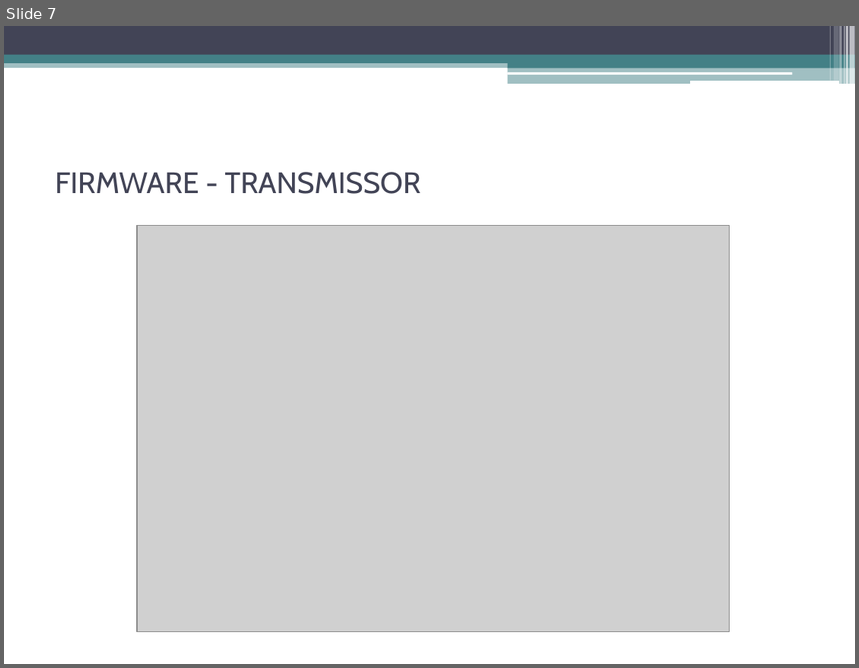
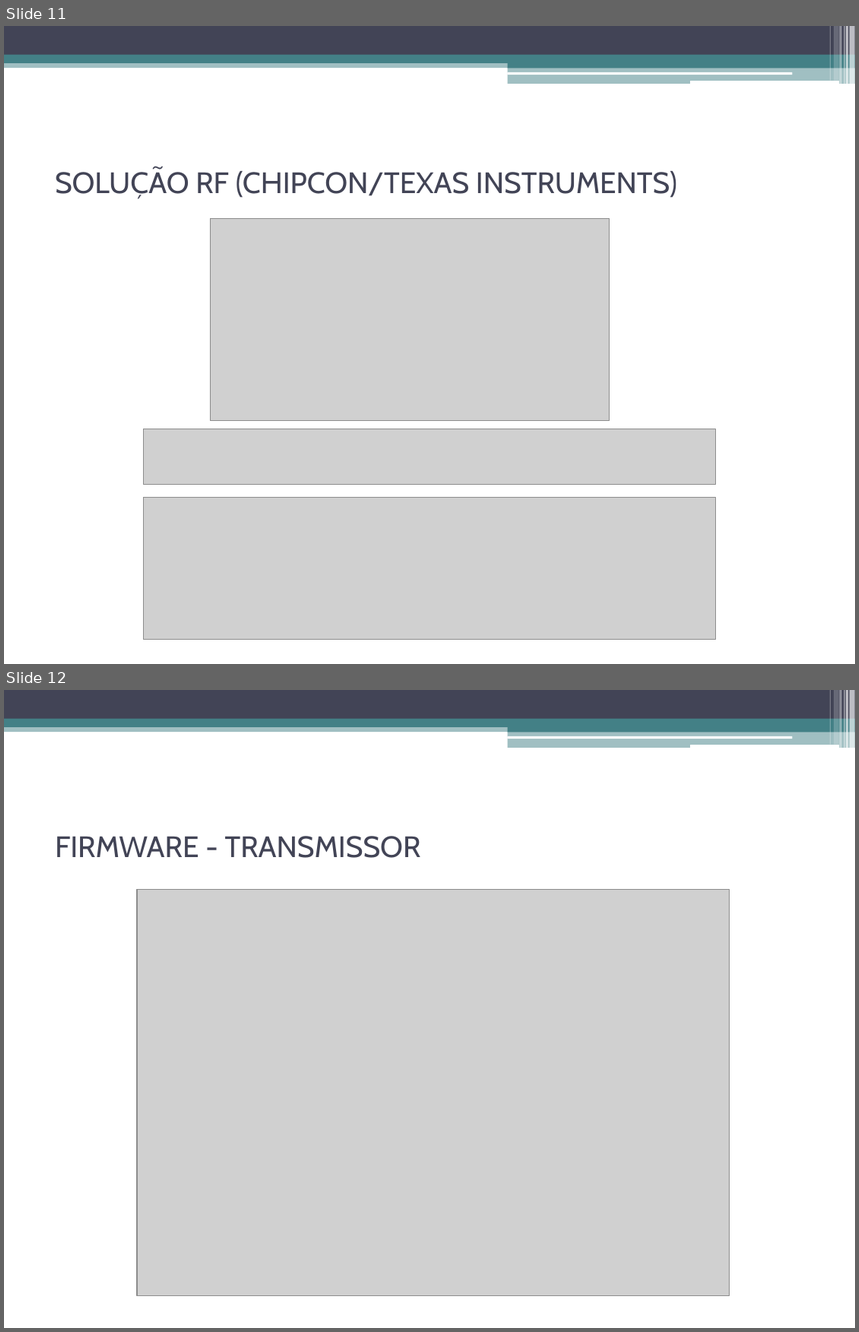
Before and after one commit to gnoahn/msp430-remote-control-car, a slide deck: documentos/apresentação.pptx. Shown one above the other, each under a label of ours: slide 7 before the commit, slides 11 and 12 after it. The pictures are 859x668 and 859x1332 pixels, drawn with LibreOffice and Linux fonts; fonts in the diff are those of the drawing; grey boxes stand for pictures. Boxes give left, top, right and bottom in pixels: in the first picture for what was removed or moved away, otherwise in the second. Text is boxed around its words. In the diff, an @@ line names an element or a change of style, - is before the commit and + after.

Commit message:
- Inseridos os slides sobre o acelerômetro e a solução RF. - Inseridas novas referências bibliográficas.

```diff
--- a/documentos/apresentação.pptx
+++ b/documentos/apresentação.pptx
@@ slide 11 added at bbox=[4, 26, 855, 664], background #FFFFFF; not listed: 13 template elements that a slide beside it also shows @@
@@ title added at bbox=[55, 168, 677, 199], 25 pt, text #424456 @@
+SOLUÇÃO RF (CHIPCON/TEXAS INSTRUMENTS)
@@ picture added at bbox=[210, 219, 609, 421] @@
@@ picture added at bbox=[144, 430, 715, 485] @@
@@ picture added at bbox=[144, 497, 715, 640] @@
@@ what was slide 7 is now slide 12 @@
```
Also in this commit, not shown: 4 slides changed, 4 other slides added.
